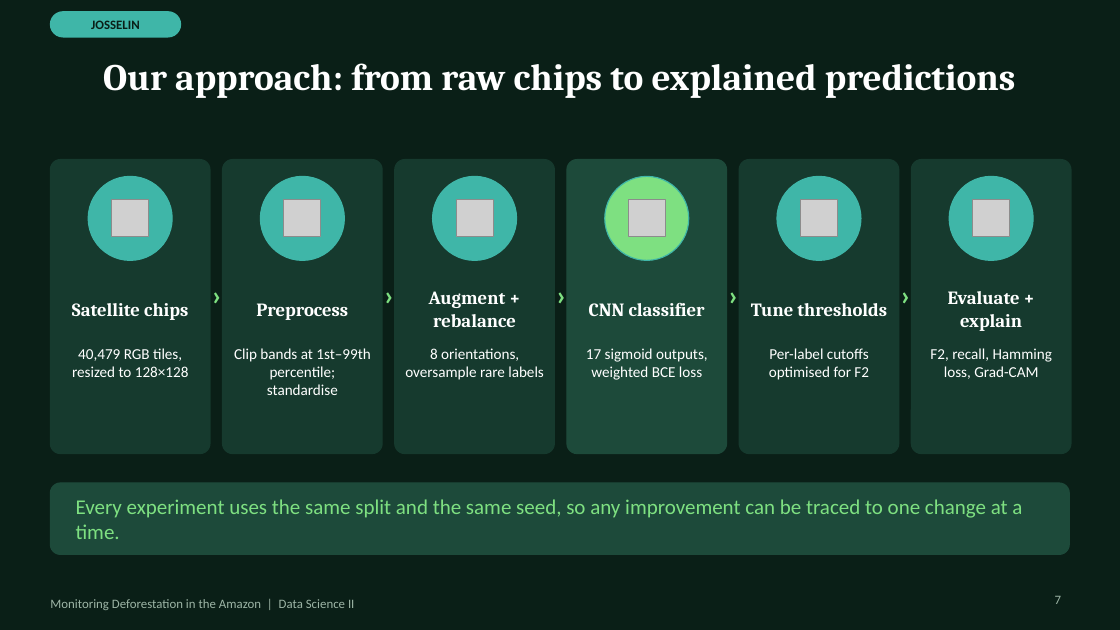
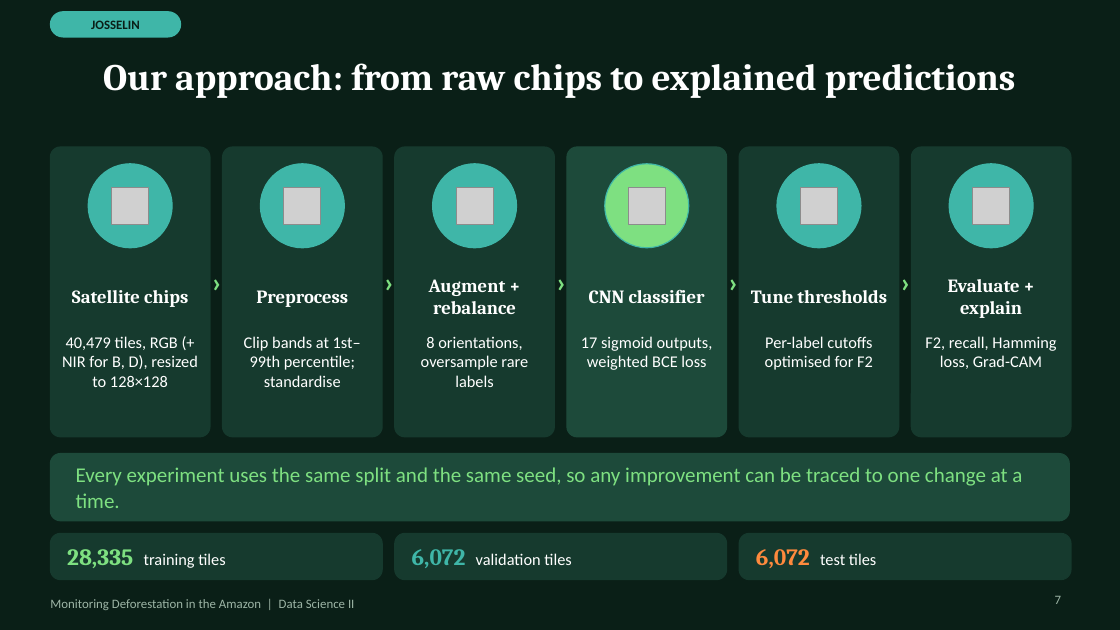
Before and after one commit to MehrabAzan/Amazon-Deforestation, a slide deck: slide 7 of Amazon_Deforestation_DeepLearning.pptx. Drawn at 1120x630 pixels with LibreOffice and Linux fonts; fonts in the diff are those of the drawing; grey boxes stand for pictures. Boxes give left, top, right and bottom in pixels: in the first picture for what was removed or moved away, otherwise in the second. Text is boxed around its words. In the diff, an @@ line names an element or a change of style, - is before the commit and + after.

```diff
--- a/Amazon_Deforestation_DeepLearning.pptx
+++ b/Amazon_Deforestation_DeepLearning.pptx
@@ rounded rectangle: place and size @@
-rounded rectangle at bbox=[50, 160, 210, 454]
+rounded rectangle at bbox=[50, 147, 210, 437]
@@ rounded rectangle: place and size @@
-rounded rectangle at bbox=[223, 160, 382, 454]
+rounded rectangle at bbox=[223, 147, 382, 437]
@@ rounded rectangle: place and size @@
-rounded rectangle at bbox=[395, 160, 555, 454]
+rounded rectangle at bbox=[395, 147, 555, 437]
@@ rounded rectangle: place and size @@
-rounded rectangle at bbox=[567, 160, 727, 454]
+rounded rectangle at bbox=[567, 147, 727, 437]
@@ rounded rectangle: place and size @@
-rounded rectangle at bbox=[739, 160, 899, 454]
+rounded rectangle at bbox=[739, 147, 899, 437]
@@ rounded rectangle: place and size @@
-rounded rectangle at bbox=[912, 160, 1071, 454]
+rounded rectangle at bbox=[912, 147, 1071, 437]
@@ 16 texts, 6 ellipses: place and size @@
-16 texts, 6 ellipses at bbox=[72, 176, 1052, 395]
+16 texts, 6 ellipses at bbox=[72, 164, 1056, 387]
@@ 6 pictures: place and size @@
-6 pictures at bbox=[112, 200, 1010, 237]
+6 pictures at bbox=[112, 187, 1010, 224]
@@ text at bbox=[62, 336, 198, 387]: text changed; size 13 to 14 pt @@
-40,479 RGB tiles, resized to 128×128
+40,479 tiles, RGB (+ NIR for B, D), resized to 128×128
@@ size 13 to 14 pt in 5 elements at bbox=[244, 336, 361, 387], bbox=[421, 337, 528, 387], bbox=[581, 336, 713, 370], bbox=[765, 336, 873, 370], bbox=[925, 336, 1056, 369] @@
@@ rounded rectangle: place and size @@
-rounded rectangle at bbox=[50, 483, 1070, 555]
+rounded rectangle at bbox=[50, 454, 1070, 521]
@@ rounded rectangle at bbox=[50, 454, 1070, 521]: proportions changed @@
@@ text "Every experiment uses the same ...": place and size @@
-text "Every experiment uses the same ..." at bbox=[76, 499, 1022, 539]
+text "Every experiment uses the same ..." at bbox=[76, 467, 1022, 508]
@@ rounded rectangle added at bbox=[50, 534, 382, 580], fill #163A2E, outline #163A2E 1 pt @@
@@ rounded rectangle added at bbox=[395, 534, 727, 580], fill #163A2E, outline #163A2E 1 pt @@
@@ rounded rectangle added at bbox=[739, 534, 1071, 580], fill #163A2E, outline #163A2E 1 pt @@
@@ text added at bbox=[67, 549, 225, 568], 14 pt, text #FFFFFF @@
+28,335 training tiles
@@ text added at bbox=[412, 549, 571, 568], 14 pt, text #FFFFFF @@
+6,072 validation tiles
@@ text added at bbox=[756, 549, 876, 568], 14 pt, text #FFFFFF @@
+6,072 test tiles
```
Also in this commit, not shown: 12 other slides changed, 4 slides added.
